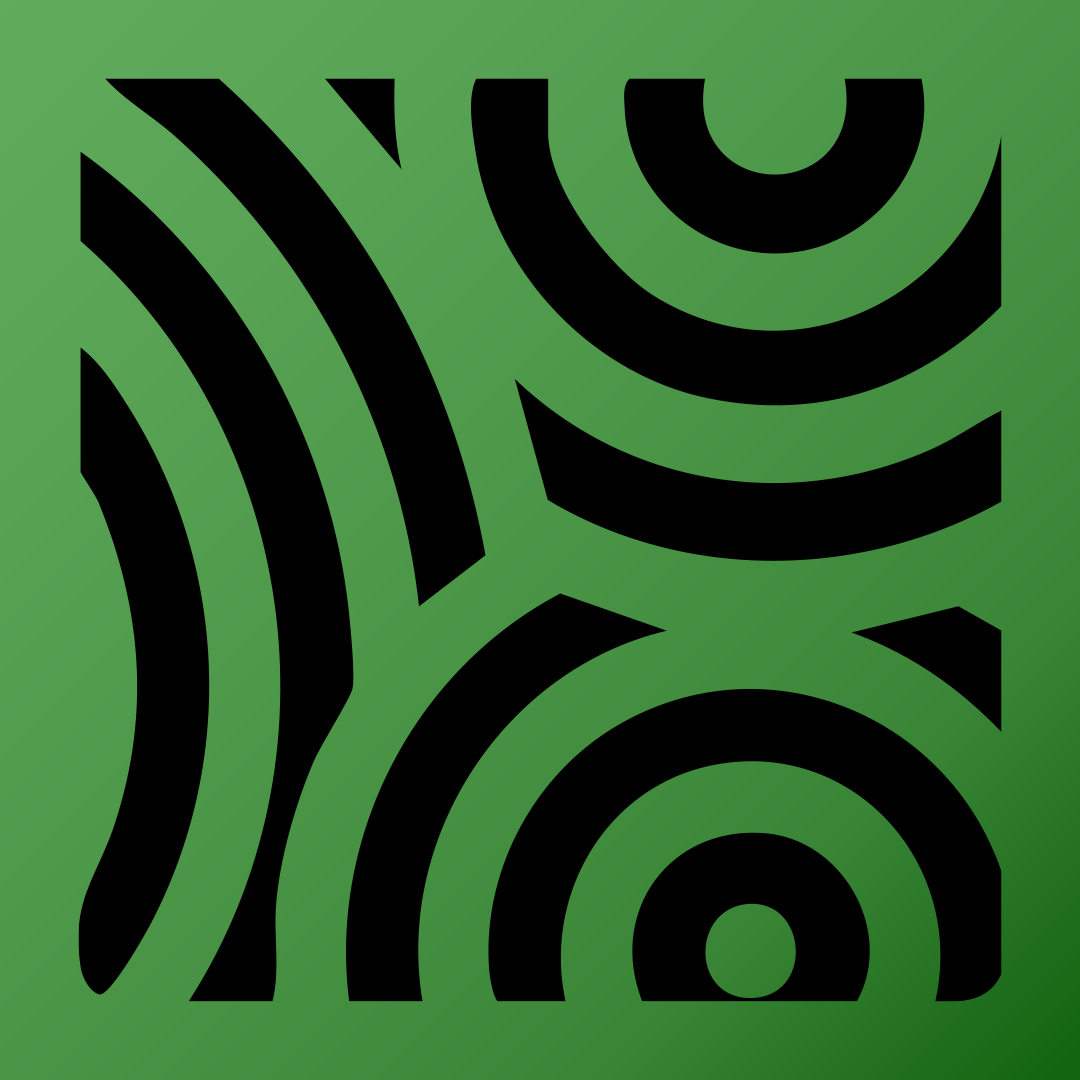
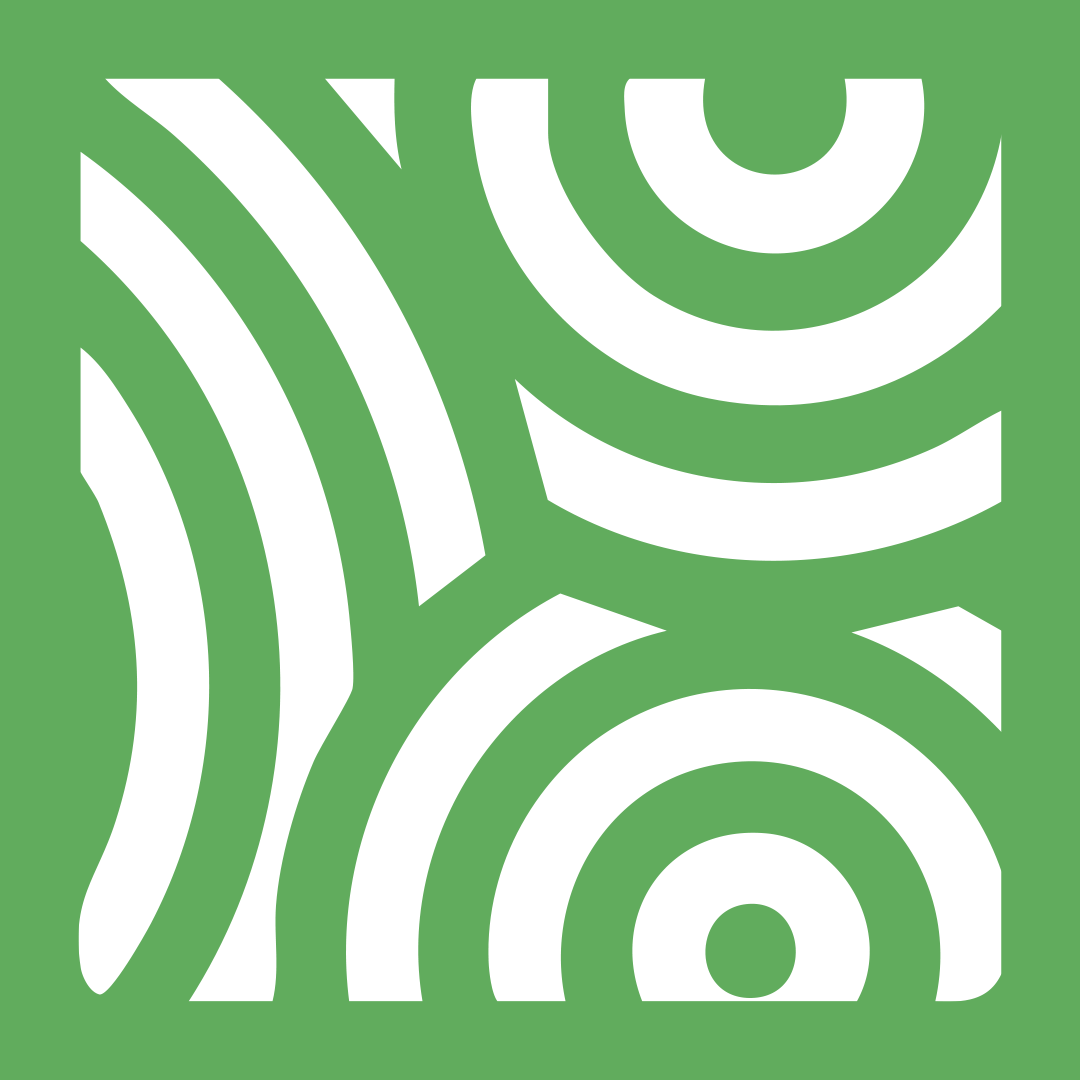
Two versions of the same layered image (1080x1080). Layer-by-layer changes:
painted on "長方形 1" over left=0, top=0, right=1080, bottom=1080